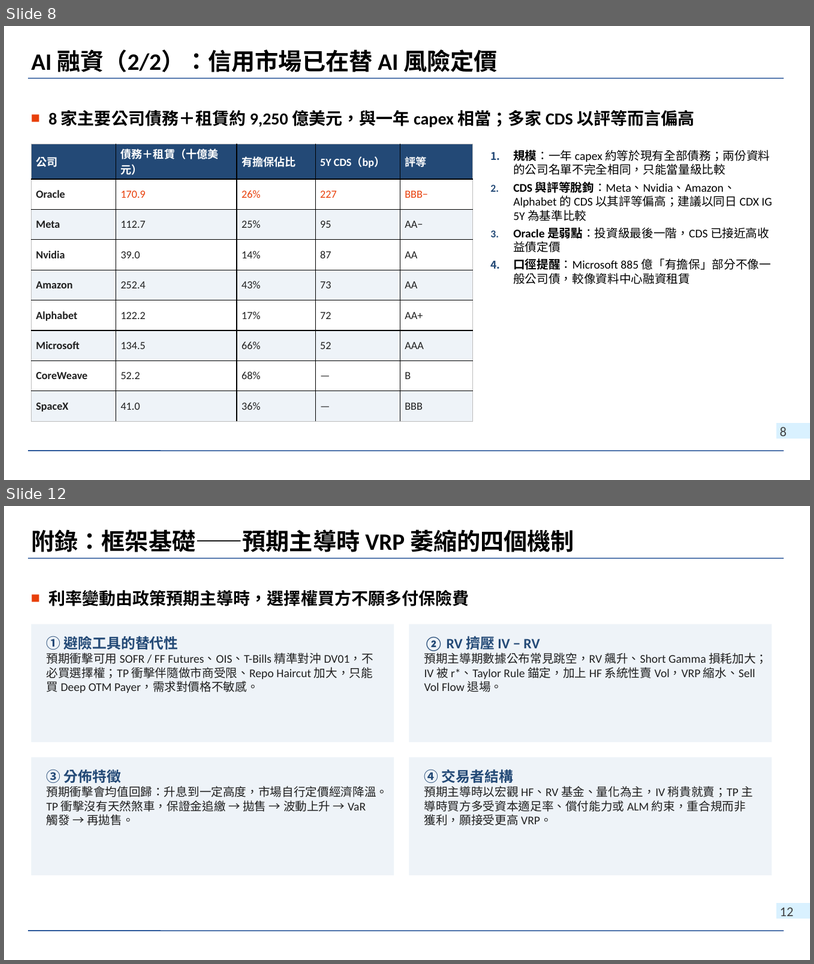
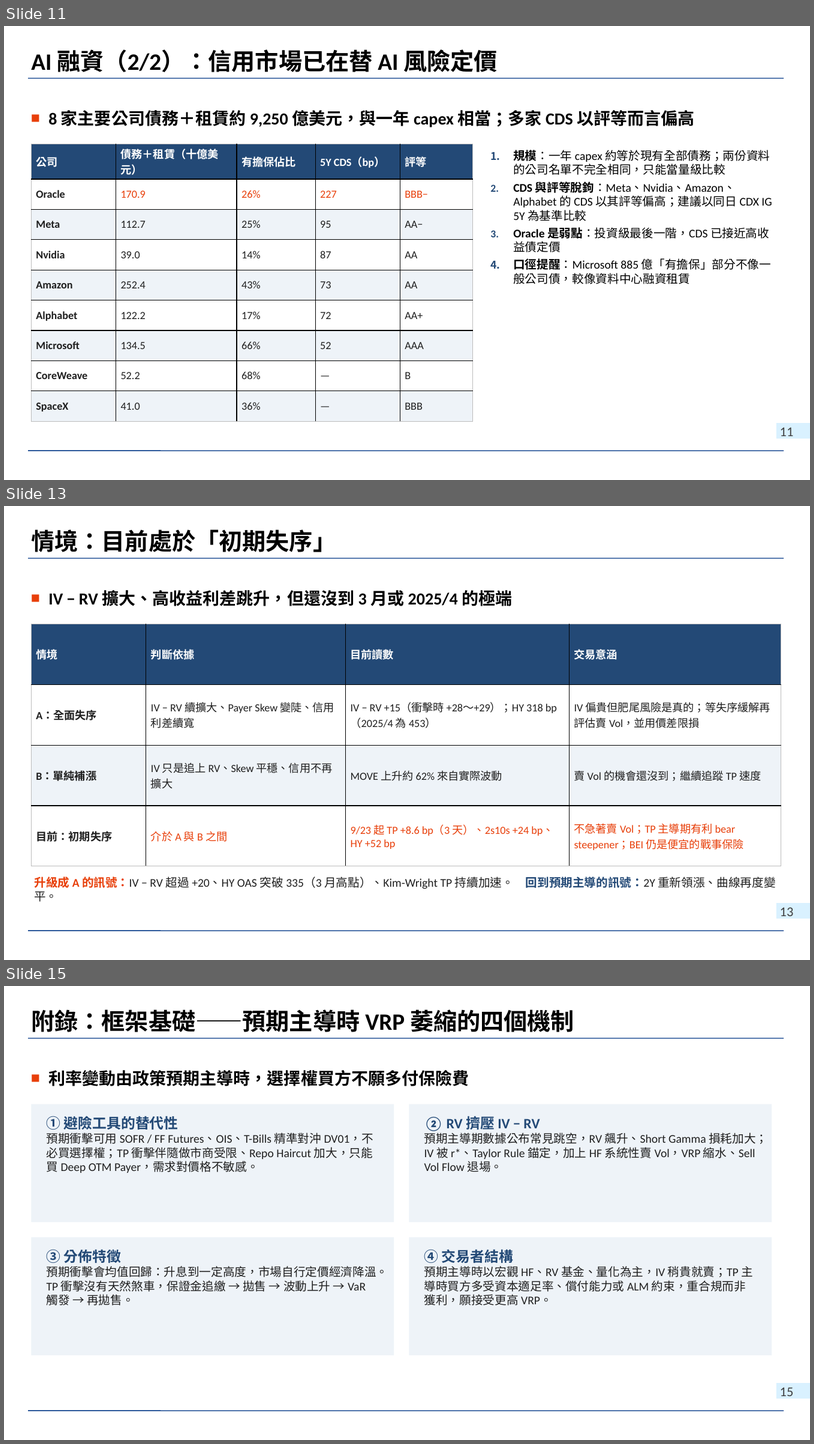
Before and after one commit to wlinoxox/US-Bond-Vol, a slide deck: slides/2026-10-03_us-treasury-vol-regime-change.pptx. Shown one above the other, each under a label of ours: slides 8 and 12 before the commit, slides 11, 13 and 15 after it; the slides between them are not shown. The pictures are 814x964 and 814x1444 pixels, drawn with LibreOffice and Linux fonts; fonts in the diff are those of the drawing; background and template pictures are left out. Boxes give left, top, right and bottom in pixels: in the first picture for what was removed or moved away, otherwise in the second. Text is boxed around its words. In the diff, an @@ line names an element or a change of style, - is before the commit and + after.

```diff
--- a/slides/2026-10-03_us-treasury-vol-regime-change.pptx
+++ b/slides/2026-10-03_us-treasury-vol-regime-change.pptx
@@ slide 13 added at [4, 506, 810, 960], background picture (left out); not listed: 3 template elements that a slide beside it also shows @@
@@ title added at [31, 529, 336, 552], 28 pt, text #000000, bold @@
+情境：目前處於「初期失序」
@@ text added at [48, 590, 512, 606], 20 pt, text #000000, bold @@
+■ IV − RV 擴大、高收益利差跳升，但還沒到 3 月或 2025/4 的極端
@@ table added at [31, 624, 782, 866], 4 rows, 4 columns @@
+情境 | 判斷依據 | 目前讀數 | 交易意涵
+A：全面失序 | IV − RV 續擴大、Payer Skew 變陡、信用利差續寬 | IV − RV +15（衝擊時 +28～+29）；HY 318 bp（2025/4 為 453） | IV 偏貴但肥尾風險是真的；等失序緩解再評估賣 Vol，並用價差限損
+B：單純補漲 | IV 只是追上 RV、Skew 平穩、信用不再擴大 | MOVE 上升約 62% 來自實際波動 | 賣 Vol 的機會還沒到；繼續追蹤 TP 速度
+目前：初期失序 | 介於 A 與 B 之間 | 9/23 起 TP +8.6 bp（3 天）、2s10s +24 bp、HY +52 bp | 不急著賣 Vol；TP 主導期有利 bear steepener；BEI 仍是便宜的戰事保險
@@ text added at [34, 876, 776, 889], 14 pt, text #1F1F1F @@
+升級成 A 的訊號：IV − RV 超過 +20、HY OAS 突破 335（3 月高點）、Kim-Wright TP 持續加速。 回到預期主導的訊號：2Y 重新領漲、曲線再度變平。
@@ what was slide 8 is now slide 11 @@
@@ page number at [780, 427, 794, 436]: text changed @@
-8
+11
@@ what was slide 12 is now slide 15 @@
@@ page number at [780, 1387, 794, 1396]: text changed @@
-12
+15
```
Also in this commit, not shown: 6 slides changed, 3 other slides added, 1 slide removed, 2 other files.
